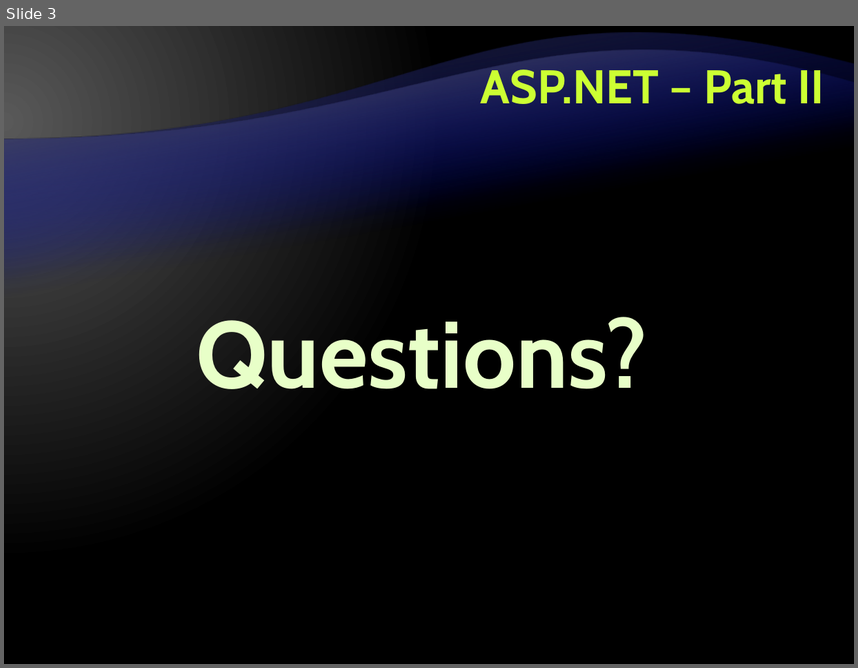
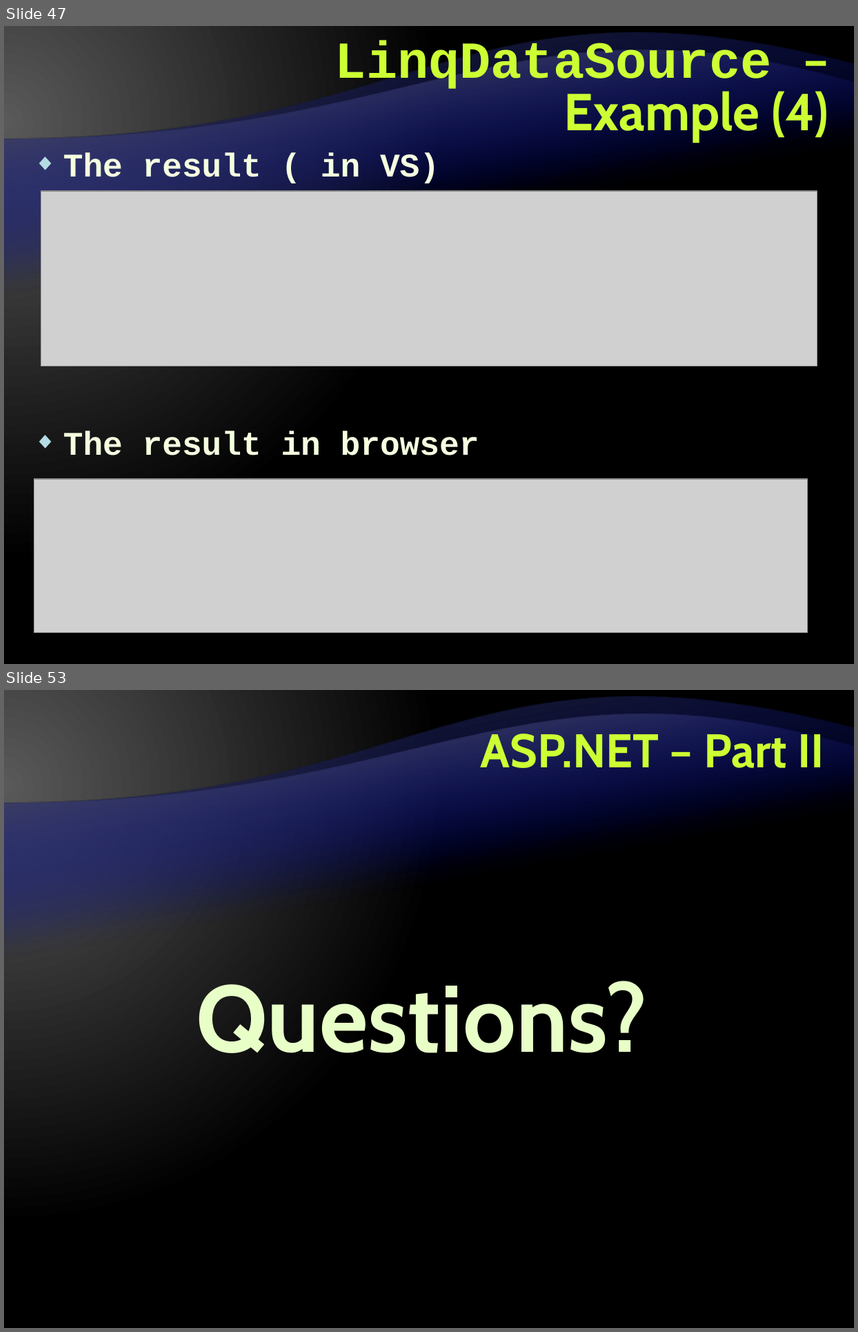
Before and after one commit to Graveheart/aspnetcourse, a slide deck: lectures/9. ASP.NET – Part II.pptx. Shown one above the other, each under a label of ours: slide 3 before the commit, slides 47 and 53 after it; the slides between them are not shown. The pictures are 858x668 and 858x1332 pixels, drawn with LibreOffice and Linux fonts; fonts in the diff are those of the drawing; grey boxes stand for pictures; background and template pictures are left out. Boxes give left, top, right and bottom in pixels: in the first picture for what was removed or moved away, otherwise in the second. Text is boxed around its words. In the diff, an @@ line names an element or a change of style, - is before the commit and + after.

```diff
--- a/lectures/9. ASP.NET – Part II.pptx
+++ b/lectures/9. ASP.NET – Part II.pptx
@@ slide 47 added at box(4, 26, 854, 664), background gradient #595959 to #000000; not listed: 2 template elements that a slide beside it also shows @@
@@ title added at box(335, 40, 829, 141), 44 pt, text #CCFF33, bold @@
+LinqDataSource – Example (4)
@@ text added at box(63, 152, 479, 455), 28 pt, text #F5FFE0, bold @@
+◆ The result ( in VS)
+◆ The result in browser
@@ picture added at box(41, 191, 818, 366) @@
@@ picture added at box(34, 478, 807, 631) @@
@@ what was slide 3 is now slide 53 @@
```
Also in this commit, not shown: 2 slides changed, 50 other slides added.
